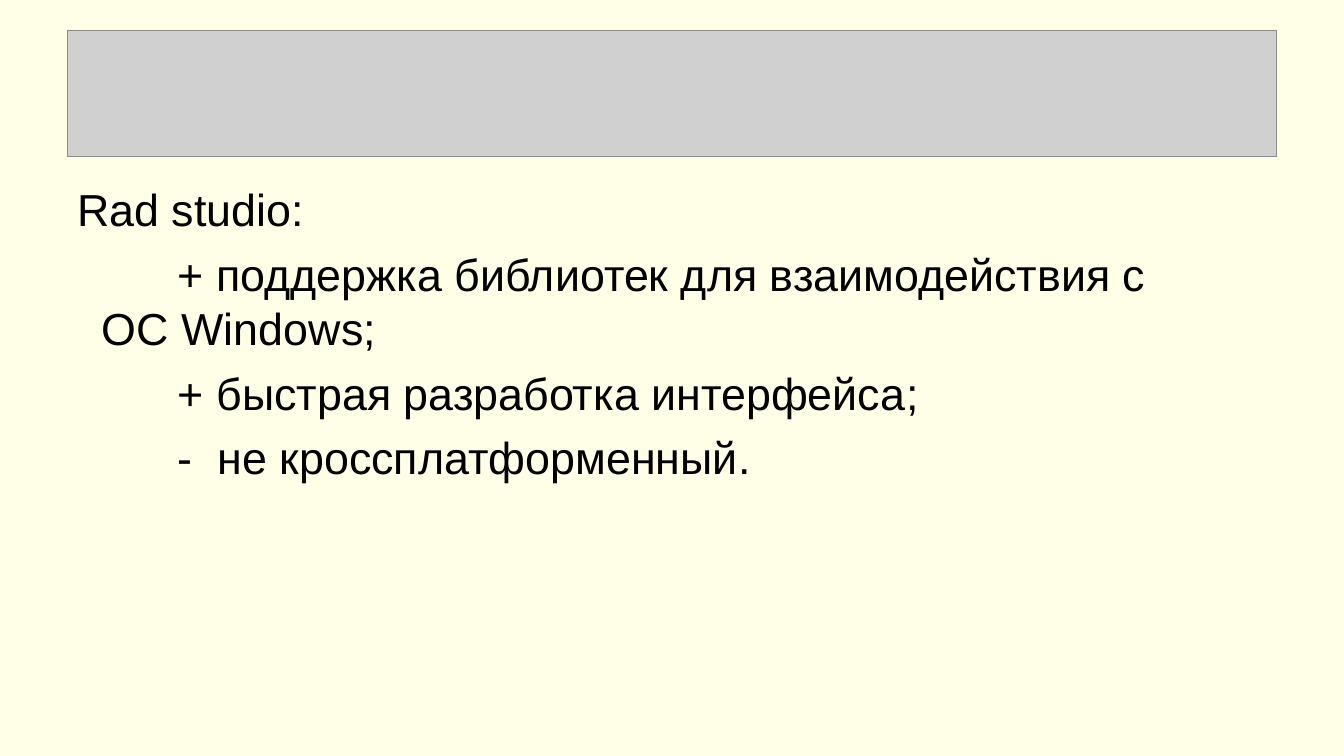
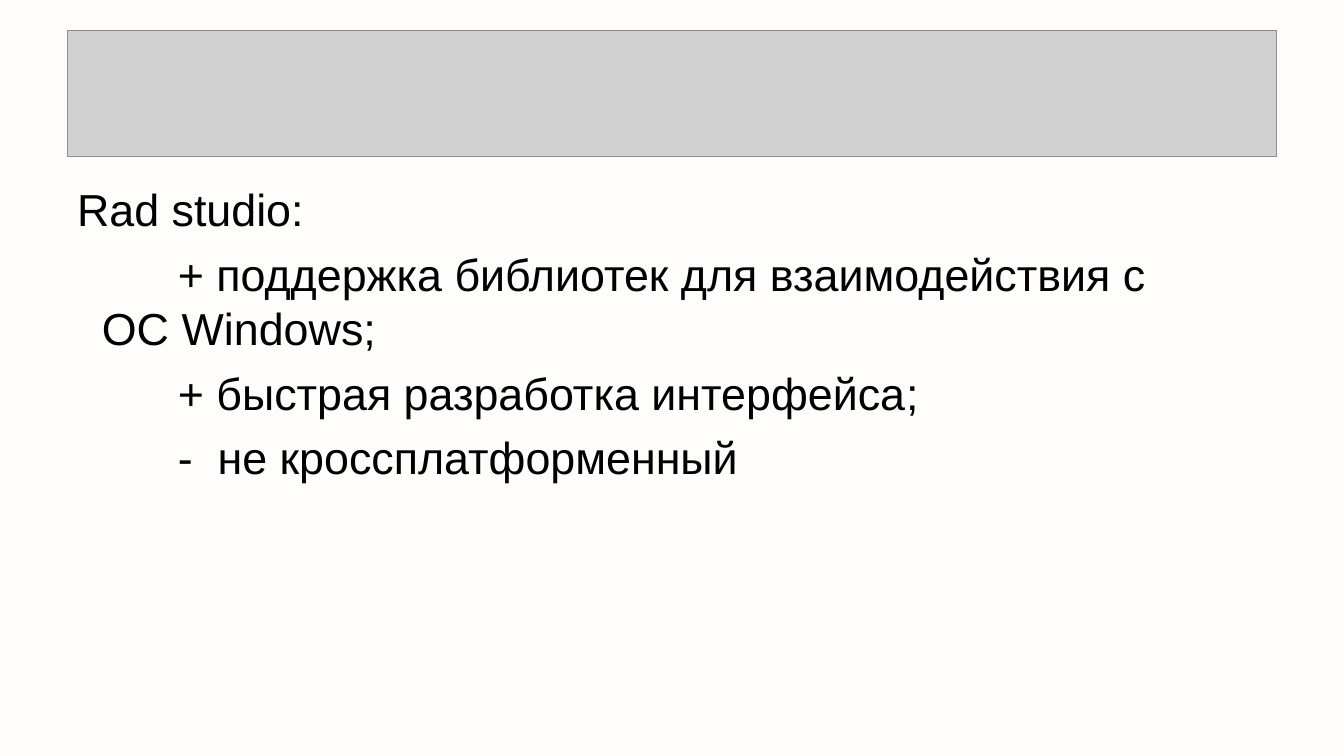
Before and after one commit to alekseisirmais/CPP_PARK, a slide deck: slide 4 of К защите.ppt. Drawn at 1344x756 pixels with LibreOffice and Linux fonts; fonts in the diff are those of the drawing; grey boxes stand for pictures. Boxes give left, top, right and bottom in pixels: in the first picture for what was removed or moved away, otherwise in the second. Text is boxed around its words. In the diff, an @@ line names an element or a change of style, - is before the commit and + after.

```diff
--- a/К защите.ppt
+++ b/К защите.ppt
@@ background #FFFF00 at 9% opacity to #FFFFFF @@
@@ text at (218,440,738,483): text changed @@
-- не кроссплатформенный.
+- не кроссплатформенный
```
Also in this commit, not shown: 4 other slides changed, 6 slides added, 6 slides removed.
